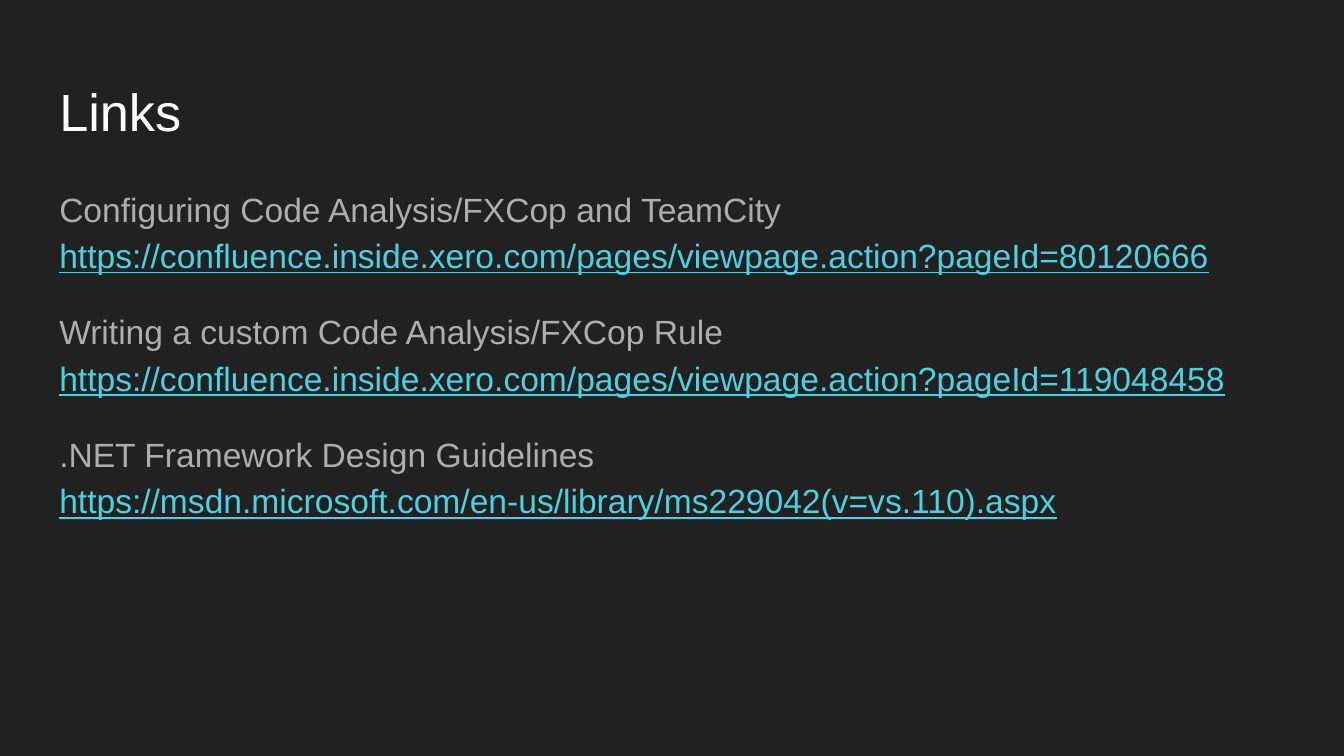
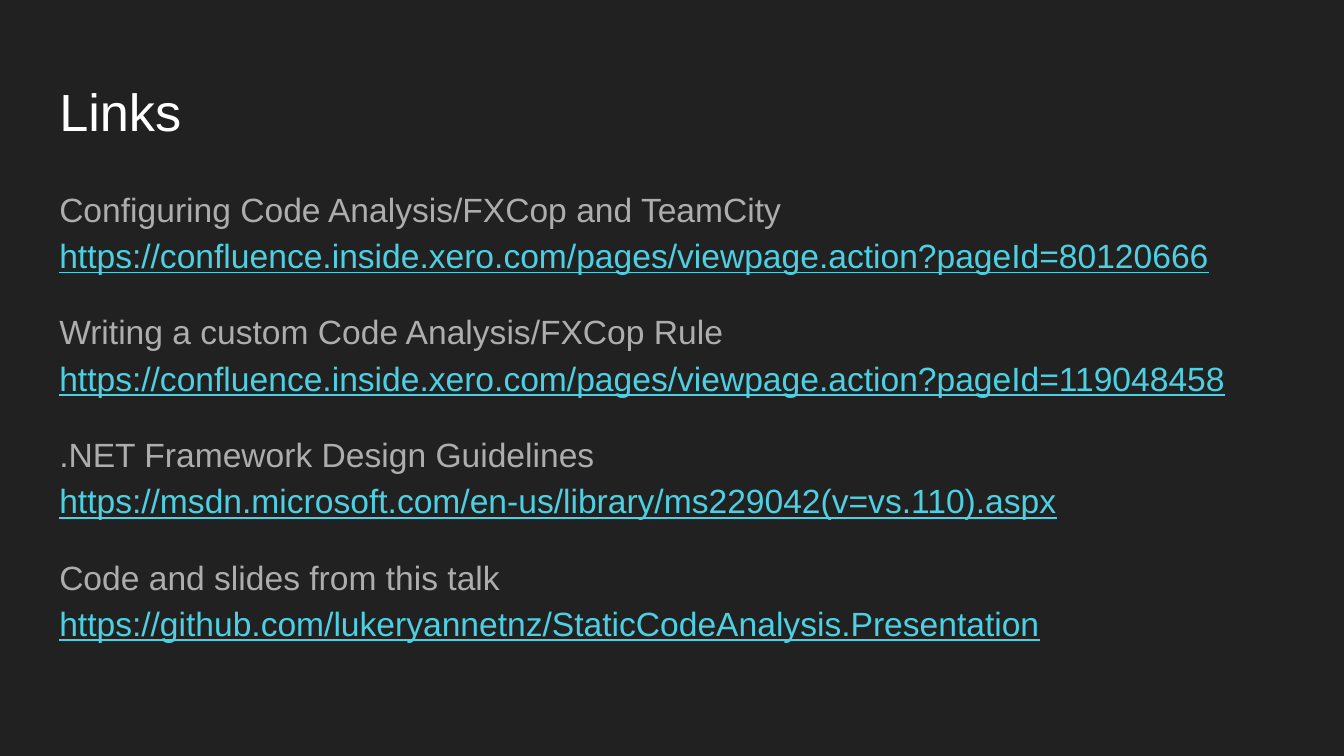
Before and after one commit to lukeryannetnz/StaticCodeAnalysis.Presentation, a slide deck: slide 5 of Why FXCop is Awesome.pptx. Drawn at 1344x756 pixels with LibreOffice and Linux fonts; fonts in the diff are those of the drawing. Boxes give left, top, right and bottom in pixels: in the first picture for what was removed or moved away, otherwise in the second. Text is boxed around its words. In the diff, an @@ line names an element or a change of style, - is before the commit and + after.

Commit message:
updated slides with gh link

```diff
--- a/Why FXCop is Awesome.pptx
+++ b/Why FXCop is Awesome.pptx
@@ text at (59,565,1039,642): paragraph added @@
+Code and slides from this talk https://github.com/lukeryannetnz/StaticCodeAnalysis.Presentation
```
Also in this commit, not shown: 1 other file.
